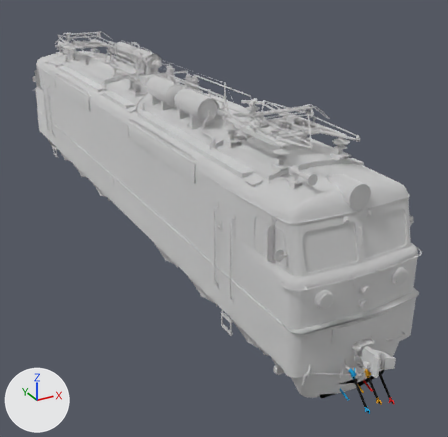
What one commit did to the glTF model data/models/VL60k-1737/VL60k-1737.gltf.
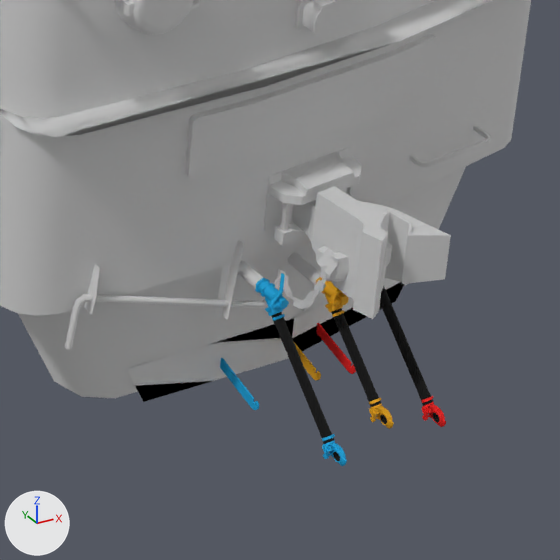
Each version is shown whole from a camera (50 mm lens) standing at (-7.3, -17.6, 8.4) and looking at (1.4, -1.8, 0.5), then close up on the part from 64% to 94% of the width and 69% to 100% of the height. The lights are fixed; the arrows at lower left show +X, +Y and +Z. The last two pictures show the newer version. Where no turn or scale is listed for an object, it has been applied to the vertices. Vertices at exactly the same position are counted once.

Objects in the first close-up: 'BP_bwd_Hose_holder_hook', 'BP_bwd_Hose_rotate_down', 'BufLight_white_or_red_2R_emis', 'Bufernie-2', 'Cab_Korpus-2', 'FL_bwd_Hose_holder_hook', 'FL_bwd_Hose_rotate_down', 'MainBody', 'Metelnik-2', 'SA3_bwd', 'SA3_bwd_chain', 'SME', 'Uncouple_rode', 'VL60k-number' and 34 more.
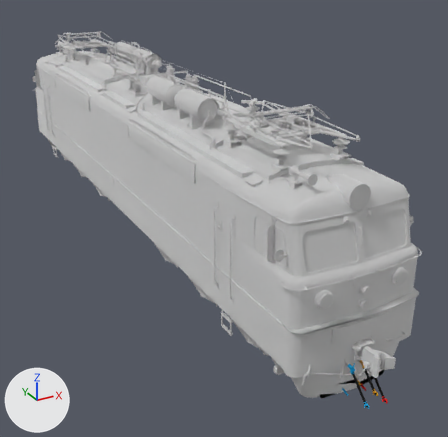
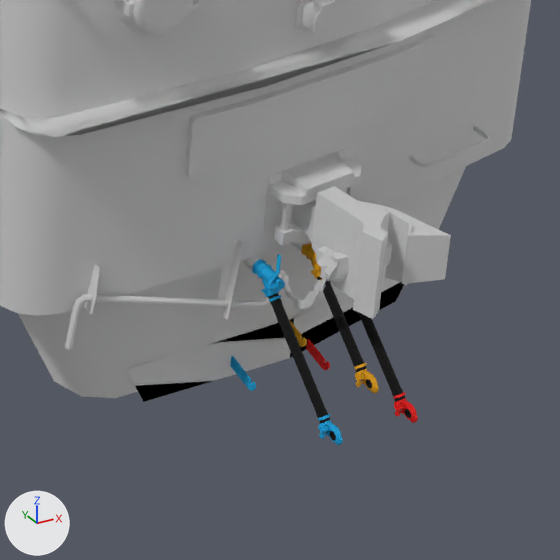
ob_bc_bwd_root is not drawn itself; it is the parent of ob_bc_bwd_anglecock_root, ob_bc_bwd_hose_holder_hook, ob_bc_bwd_hose_root.
ob_bp_bwd_root is not drawn itself; it is the parent of ob_bp_bwd_anglecock_root, ob_bp_bwd_hose_holder_hook, ob_bp_bwd_hose_root.
ob_fl_bwd_root is not drawn itself; it is the parent of ob_fl_bwd_anglecock_root, ob_fl_bwd_hose_holder_hook, ob_fl_bwd_hose_root.

Boxes (x1, y1, x2, y2) around the edits, measured in the close-ups (560 x 560 px; the box of a moved part takes in the faces that stretch with it):
'BP_bwd_Hose_rotate_down', moved
    before: (384, 309, 419, 373)
    after: (358, 312, 392, 369)
'FL_bwd_Hose_rotate_down', moved
    before: (285, 344, 320, 410)
    after: (282, 325, 317, 390)
'FL_bwd_Anglecock_body', moved
    before: (255, 278, 289, 311)
    after: (252, 259, 285, 292)
'FL_bwd_Hose_holder_hook', reshaped, moved
    before: (220, 358, 259, 410)
    after: (230, 356, 256, 391)
'BP_bwd_Hose_holder_hook', reshaped, moved (39% narrower, 38% shorter)
    before: (316, 323, 356, 374)
    after: (306, 339, 330, 370)
'BC_bwd_Hose_rotate_down', moved
    before: (345, 340, 367, 374)
    after: (330, 306, 353, 340)
'FL_bwd_Head_R1', moved
    before: (322, 440, 347, 466)
    after: (318, 420, 343, 445)
'BP_bwd_Head_R1', moved
    before: (422, 402, 446, 427)
    after: (394, 398, 418, 423)
'BC_bwd_Head_R1', moved
    before: (369, 403, 394, 429)
    after: (355, 368, 379, 394)
'BC_bwd_Anglecock_body', moved
    before: (316, 277, 349, 308)
    after: (301, 243, 321, 274)
'BC_bwd_Hose_holder_hook', moved
    before: (293, 341, 321, 381)
    after: (289, 320, 307, 347)
'FL_bwd_Anglecock_handle', moved
    before: (268, 273, 285, 310)
    after: (264, 254, 281, 291)
'FL_bwd_Hose_end_2', moved
    before: (311, 407, 326, 425)
    after: (307, 387, 322, 404)
'BP_bwd_Hose_end_2', moved
    before: (410, 370, 425, 387)
    after: (382, 366, 397, 383)
'FL_bwd_Hose_begin_2', moved
    before: (279, 330, 294, 348)
    after: (276, 312, 291, 329)
'BC_bwd_Hose_end_2', moved
    before: (358, 371, 373, 388)
    after: (343, 336, 358, 353)
'BC_bwd_Hose_begin_2', moved
    before: (339, 326, 354, 344)
    after: (325, 292, 340, 309)
'FL_bwd_Hose_end_1', moved
    before: (317, 421, 330, 434)
    after: (313, 401, 326, 414)
'BP_bwd_Hose_end_1', moved
    before: (416, 384, 429, 396)
    after: (388, 379, 401, 392)
'BC_bwd_Hose_end_1', moved
    before: (363, 385, 377, 397)
    after: (349, 350, 362, 362)
'FL_bwd_Hose_begin_1', moved
    before: (276, 322, 288, 334)
    after: (272, 302, 285, 315)
'BC_bwd_Hose_begin_1', moved
    before: (335, 318, 348, 330)
    after: (323, 283, 334, 296)
'FL_bwd_Hose_lapped_end', moved
    before: (320, 431, 335, 444)
    after: (316, 410, 331, 424)
'BC_bwd_Hose_lapped_end', moved
    before: (367, 394, 381, 407)
    after: (353, 359, 366, 372)
'BP_bwd_Hose_lapped_end', moved
    before: (419, 393, 434, 406)
    after: (392, 389, 406, 402)
'FL_bwd_Hose_lapped_begin', moved
    before: (271, 312, 285, 325)
    after: (268, 293, 282, 306)
'BP_bwd_Hose_begin_2', moved (not visible afterwards)
    before: (380, 295, 393, 312)
'BC_bwd_Anglecock_handle', moved
    before: (328, 289, 341, 307)
    after: (314, 263, 321, 272)
'FL_bwd_Root_screw', moved
    before: (267, 309, 283, 316)
    after: (264, 290, 280, 297)
'BC_bwd_Hose_lapped_begin', moved
    before: (331, 308, 345, 321)
    after: (317, 277, 331, 285)
'BC_bwd_Root_screw', moved
    before: (327, 305, 343, 312)
    after: (313, 272, 321, 278)
'BC_bwd_Rubber_seal', moved
    before: (380, 414, 387, 424)
    after: (366, 379, 372, 389)
'FL_bwd_Rubber_seal', moved
    before: (333, 452, 340, 461)
    after: (329, 431, 336, 441)
'BP_bwd_Rubber_seal', moved
    before: (433, 413, 439, 422)
    after: (405, 409, 411, 418)
'FL_bwd_Hose_clip_end', moved
    before: (321, 434, 335, 441)
    after: (318, 414, 331, 421)
'BP_bwd_Hose_clip_end', moved
    before: (421, 396, 433, 403)
    after: (393, 392, 406, 399)
'FL_bwd_Hose_clip_begin', moved
    before: (272, 314, 285, 321)
    after: (269, 295, 281, 302)
'BC_bwd_Hose_clip_end', moved
    before: (369, 398, 381, 404)
    after: (354, 363, 367, 370)
'BP_bwd_Hose_begin_1', moved (not visible afterwards)
    before: (381, 286, 388, 297)
'BC_bwd_Hose_clip_begin', moved (not visible afterwards)
    before: (332, 310, 345, 317)
part 1 of me_bp_hose_holder_hook, moved or reshaped
    before: (316, 323, 351, 371)
    after: (306, 339, 325, 368)
part 2 of me_fl_hose_holder_hook, moved or reshaped
    before: (220, 358, 254, 408)
    after: (230, 356, 251, 388)

Patch to the scene script:
```diff
--- a/data/models/VL60k-1737/VL60k-1737.gltf.py
+++ b/data/models/VL60k-1737/VL60k-1737.gltf.py
@@ me_bp_hose_holder_hook @@
 # used by ob_bp_bwd_hose_holder_hook; parent = ob_bp_bwd_root; location = (0.01, -0.12, -0.543)
 # before: 28 (0.003, -0.309, 0.133), 29 (0.012, -0.309, 0.133), 30 (0.003, -0.323, 0.078), 31 (0.012, -0.323, 0.078)
-me_bp_hose_holder_hook.from_pydata(...)  # 32 vertices, 60 faces; spans x 0.003..0.012, y -0.323..0.018, z -0.002..0.133
+me_bp_hose_holder_hook.from_pydata(...)  # 32 vertices, 60 faces; spans x 0.003..0.012, y -0.188..0.018, z -0.002..0.096
+# me_bp_hose_holder_hook part 1
+for i in [*range(28, 32)]: me_bp_hose_holder_hook.vertices[i].co += Vector((0.0, 0.135, -0.036))
 me_bp_hose_holder_hook.materials.append(mat_red)
@@ me_fl_hose_holder_hook @@
 # used by ob_fl_bwd_hose_holder_hook; parent = ob_fl_bwd_root; location = (0.01, -0.12, -0.543)
 # before: 28 (0.003, -0.309, 0.133), 29 (0.012, -0.309, 0.133), 30 (0.003, -0.323, 0.078), 31 (0.012, -0.323, 0.078)
-me_fl_hose_holder_hook.from_pydata(...)  # 32 vertices, 60 faces; spans x 0.003..0.012, y -0.323..0.018, z -0.002..0.133
+me_fl_hose_holder_hook.from_pydata(...)  # 32 vertices, 60 faces; spans x 0.003..0.012, y -0.188..0.018, z -0.002..0.096
+# me_fl_hose_holder_hook part 2
+for i in [*range(28, 32)]: me_fl_hose_holder_hook.vertices[i].co += Vector((0.0, 0.135, -0.036))
 me_fl_hose_holder_hook.materials.append(mat_blue)
@@ ob_bc_bwd_root @@
 ob_bc_bwd_root = bpy.data.objects.new('BC_bwd_root', None)
-ob_bc_bwd_root.location = (0.0, -10.3, 0.54)
+ob_bc_bwd_root.location = (0.0, -10.18, 0.66)
 ob_bc_bwd_root.rotation_euler = (0.0, 0.0, -3.142)  # degrees (0, 0, -180)
@@ ob_bp_bwd_root @@
 ob_bp_bwd_root = bpy.data.objects.new('BP_bwd_root', None)
-ob_bp_bwd_root.location = (0.23, -10.3, 0.64)
+ob_bp_bwd_root.location = (0.17, -10.18, 0.6)
 ob_bp_bwd_root.rotation_euler = (0.0, 0.0, -3.142)  # degrees (0, 0, -180)
@@ ob_fl_bwd_root @@
 ob_fl_bwd_root = bpy.data.objects.new('FL_bwd_root', None)
-ob_fl_bwd_root.location = (-0.36, -10.28, 0.64)
+ob_fl_bwd_root.location = (-0.3, -10.18, 0.66)
 ob_fl_bwd_root.rotation_euler = (0.0, 0.0, -3.142)  # degrees (0, 0, -180)
```
